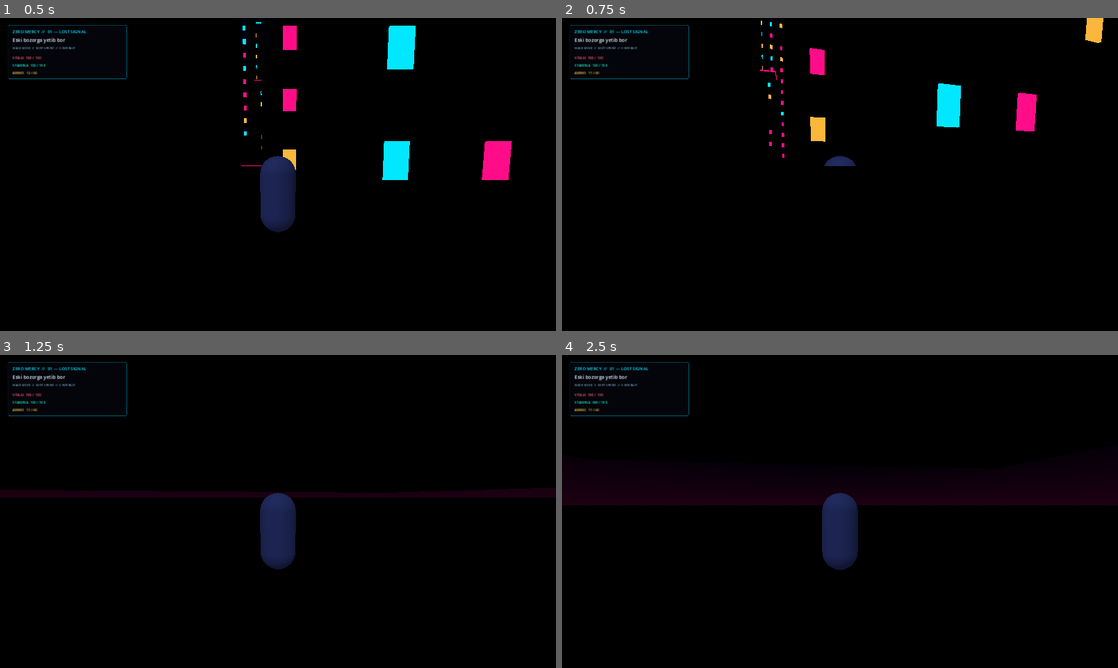
Above: before the commit, frames 1-4 (two rows, left to right).
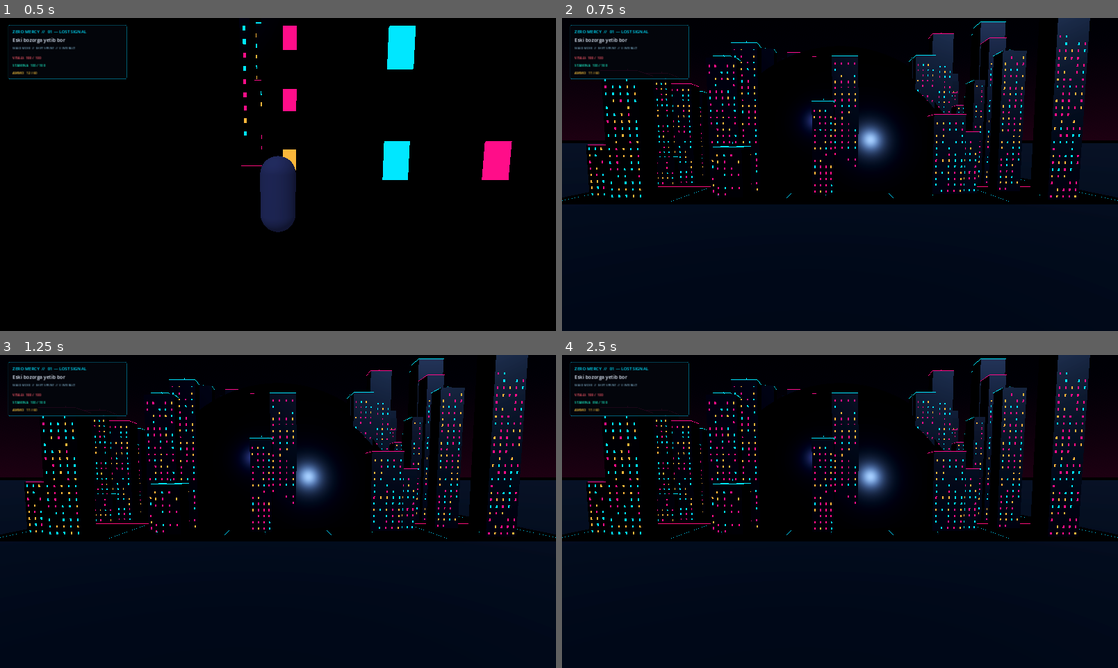
Above: after the commit, the same moments.

Repository: muharramoyxolmatova250-gif/ZERO-MERCY
Game: Godot game, scene res://scenes/main.tscn
Same seed, same stepped clock (60 frames per second), same inputs: the game is played once before the commit and once after it.
Inputs (mouse positions are in pixels of both pictures, inside the frame that each line leads up to):
- Up to frame 1 (0.5 s): no input
- Up to frame 2 (0.75 s): tap Enter at 0.5 s; move the mouse to (867, 174) at 0.52 s; hold W (move_forward) from 0.53 s (still down); tap M at 0.6 s; click (867, 174) at 0.67 s
- Up to frame 3 (1.25 s): keep holding W (move_forward); tap Space (jump) at 0.77 s
- Up to frame 4 (2.5 s): keep holding W (move_forward); tap Space (jump) at 1.25, 1.52 s; move the mouse to (812, 511) at 1.27 s; tap E (interact) at 1.35 s; tap M at 1.55, 2.3 s; move the mouse to (851, 505) at 2.02 s; hold Shift (sprint) from 2.03 s (still down)

Frame 1 is identical in both runs. In frame 2, 41% of the frame differs, in the area x 0-100%, y 0-100%; in frame 3, 42%; in frame 4, 40%.

Commit message:
Connect explorable Earth overview to gameplay with M key

Diff:
--- a/scripts/main.gd
+++ b/scripts/main.gd
@@ -7,15 +7,19 @@
 const ENEMY_SCENE := preload("res://scenes/combat/training_enemy.tscn")
 const REGION_SCENE := preload("res://scenes/world/osm_region.tscn")
 const STREAMER_SCRIPT := preload("res://scripts/world/region_streamer.gd")
+const EARTH_OVERVIEW_SCENE := preload("res://scenes/world/earth_overview.tscn")
+var _earth_overview: Node3D
+var _player: CharacterBody3D
 var rng := RandomNumberGenerator.new()
 
 func _ready() -> void:
  rng.randomize()
  _build_environment()
  _build_city()
- var player := PLAYER_SCENE.instantiate()
+ var player := PLAYER_SCENE.instantiate() as CharacterBody3D
  player.name = "Dara"
  player.position = Vector3(0, 1.2, 12)
+ _player = player
  add_child(player)
  _start_region_streaming()
  add_child(HUD_SCENE.instantiate())
@@ -102,3 +106,23 @@
  collision.shape=shape
  body.add_child(collision)
  add_child(body)
+
+func _unhandled_input(event: InputEvent) -> void:
+ if event is InputEventKey and event.pressed and not event.echo and event.keycode == KEY_M:
+  if _earth_overview == null:
+   _earth_overview = EARTH_OVERVIEW_SCENE.instantiate()
+   _earth_overview.name = "EarthMapOverview"
+   add_child(_earth_overview)
+   if _player != null:
+    _player.set_physics_process(false)
+    var player_camera := _player.get_node_or_null("CameraPivot/Camera3D") as Camera3D
+    if player_camera != null:
+     player_camera.current = false
+  else:
+   _earth_overview.queue_free()
+   _earth_overview = null
+   if _player != null:
+    _player.set_physics_process(true)
+    var player_camera := _player.get_node_or_null("CameraPivot/Camera3D") as Camera3D
+    if player_camera != null:
+     player_camera.current = true
